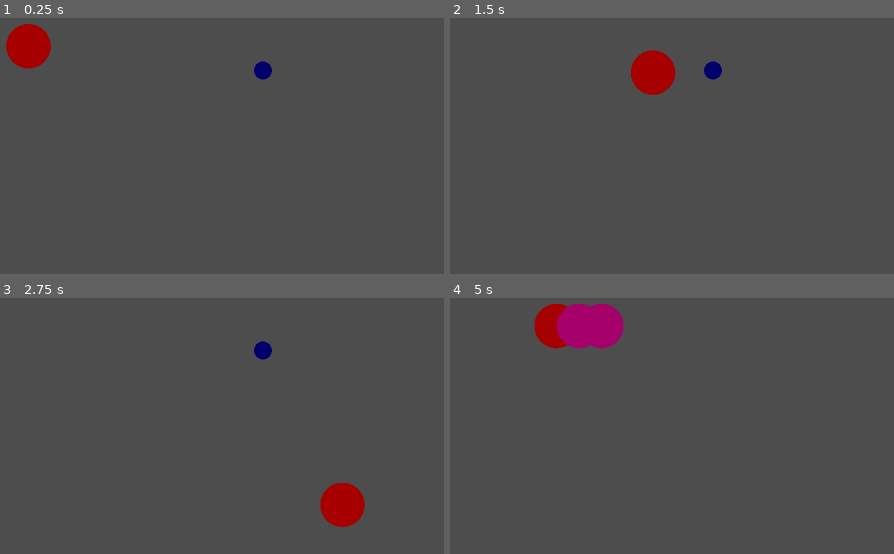
Above: before the commit, frames 1-4 (two rows, left to right).
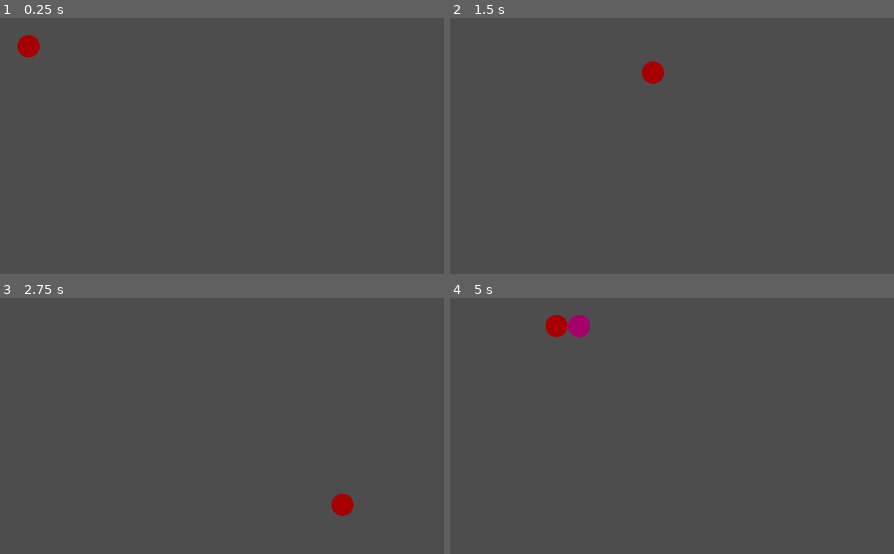
Above: after the commit, the same moments.

Repository: felipeforte/godot-cobrinha
Game: Godot game, scene res://nivel.tscn
The game is run twice, just before and just after one commit, with the same random seed, the same clock (stepped at 60 frames per second) and the same inputs.
Inputs:
- Up to frame 1 (0.25 s): no input
- Up to frame 2 (1.5 s): tap Enter at 0.5 s; hold Right (ui_right) 0.53-1.28 s; hold Down (ui_down) from 1.28 s (still down)
- Up to frame 3 (2.75 s): release Down (ui_down) at 2.03 s; hold Right (ui_right) from 2.03 s (still down)
- Up to frame 4 (5 s): release Right (ui_right) at 2.78 s; hold Up (ui_up) 2.78-3.53 s; hold Left (ui_left) from 3.53 s (still down); tap X (debug_new) at 4.15 s

The runs differ from the first frame. In frame 1, 1.3% of the frame differs, in the area x 1-62%, y 2-25%; in frame 2, 1.3%; in frame 3, 1.3%; in frame 4, 2.6%, in the area x 19-40%, y 2-20%.

Commit message:
Add files via upload

Diff:
--- /dev/null
+++ b/Cabeça.gd
@@ -0,0 +1,30 @@
+extends CharacterBody2D
+
+
+const vmax = 300
+const friction = 600
+const accel = 500
+
+# Get the gravity from the project settings to be synced with RigidBody nodes.
+var gravity = ProjectSettings.get_setting("physics/2d/default_gravity")
+
+var input = Vector2.ZERO
+
+
+func _physics_process(delta):
+	input = get_input()
+
+	if input == Vector2.ZERO:
+		if velocity.length() > (friction * delta):
+			velocity -= velocity.normalized() * (friction * delta)
+		else:
+			velocity = Vector2.ZERO
+	else:
+		velocity += (input * accel * delta)
+		velocity = velocity.limit_length(vmax)
+	move_and_slide()
+
+func get_input():
+	input.x = Input.get_axis("ui_left", "ui_right")
+	input.y = Input.get_axis("ui_up", "ui_down")
+	return input.normalized()
--- a/cobra_cabeça.tscn
+++ b/cobra_cabeça.tscn
@@ -7,6 +7,7 @@
 radius = 32.6956
 
 [node name="cobra_cabeça" type="CharacterBody2D"]
+scale = Vector2(0.5, 0.5)
 script = ExtResource("1_750yy")
 
 [node name="Sprite2D" type="Sprite2D" parent="."]
--- a/cobra_corpo.gd
+++ b/cobra_corpo.gd
@@ -7,8 +7,5 @@
 	follow_parent()
 
 func follow_parent():
-	if novo:
-		self.global_position = parent.global_position
-		novo = false
 	self.global_transform.origin = lerp(self.global_transform.origin, parent.global_transform.origin, get_physics_process_delta_time()*8)
 	self.rotation_degrees = lerp(self.rotation_degrees, parent.rotation_degrees, get_physics_process_delta_time()*5)
--- a/cobra_corpo.tscn
+++ b/cobra_corpo.tscn
@@ -4,6 +4,7 @@
 [ext_resource type="Texture2D" uid="uid://cjr0h18bnxe0c" path="res://cobra_corpo.png" id="1_yi8lm"]
 
 [node name="cobra_corpo" type="CharacterBody2D"]
+scale = Vector2(0.5, 0.5)
 script = ExtResource("1_l2gxc")
 
 [node name="Sprite2D" type="Sprite2D" parent="."]
--- a/cobrinha.gd
+++ b/cobrinha.gd
@@ -10,9 +10,10 @@
 
 func add_body():
 	var body_new = body.instantiate()
-	add_child(body_new)
 	if bodies.size() == 0:
 		body_new.parent = head
 	else:
 		body_new.parent = bodies.back()
+	body_new.position = body_new.parent.position
+	add_child(body_new)
 	bodies.append(body_new)
--- a/comida.tscn
+++ b/comida.tscn
@@ -6,14 +6,16 @@
 [sub_resource type="CircleShape2D" id="CircleShape2D_2vlw2"]
 radius = 13.1529
 
-[node name="RigidBody2D" type="RigidBody2D"]
+[node name="comida" type="RigidBody2D"]
+gravity_scale = 0.0
 script = ExtResource("1_38iyx")
 
 [node name="Sprite2D" type="Sprite2D" parent="."]
-scale = Vector2(0.1, 0.1)
+scale = Vector2(0.075, 0.075)
 texture = ExtResource("1_wrdlp")
 
 [node name="Area2D" type="Area2D" parent="."]
+scale = Vector2(0.075, 0.075)
 
 [node name="CollisionShape2D" type="CollisionShape2D" parent="Area2D"]
 shape = SubResource("CircleShape2D_2vlw2")
--- a/nivel.gd
+++ b/nivel.gd
@@ -1,7 +1,7 @@
 extends Node2D
 
-const width = 1152
-const height = 1152
+const width = 1000
+const height = 600
 const comida = preload("res://comida.tscn")
 
 # Called when the node enters the scene tree for the first time.
@@ -16,6 +16,7 @@
 
 func _on_timer_timeout():
 	var nova_comida = comida.instantiate()
-	add_child(nova_comida)
 	nova_comida.position.x = randi() % width
 	nova_comida.position.y = randi() % height
+	print(nova_comida)
+	add_child(nova_comida)
--- a/nivel.tscn
+++ b/nivel.tscn
@@ -1,20 +1,16 @@
-[gd_scene load_steps=4 format=3 uid="uid://dw2oslpi8fh32"]
+[gd_scene load_steps=3 format=3 uid="uid://dw2oslpi8fh32"]
 
 [ext_resource type="Script" path="res://nivel.gd" id="1_lvqr4"]
-[ext_resource type="PackedScene" uid="uid://brtcnxnrao7sn" path="res://comida.tscn" id="2_gtlyv"]
 [ext_resource type="PackedScene" uid="uid://bralaj66bhih2" path="res://cobrinha.tscn" id="2_n5dke"]
 
 [node name="nivel" type="Node2D"]
 script = ExtResource("1_lvqr4")
-
-[node name="RigidBody2D" parent="." instance=ExtResource("2_gtlyv")]
-position = Vector2(555, 184)
-gravity_scale = 0.0
 
 [node name="cobrinha" parent="." instance=ExtResource("2_n5dke")]
 position = Vector2(217, 149)
 
 [node name="Timer" type="Timer" parent="."]
 wait_time = 5.0
+autostart = true
 
 [connection signal="timeout" from="Timer" to="." method="_on_timer_timeout"]
